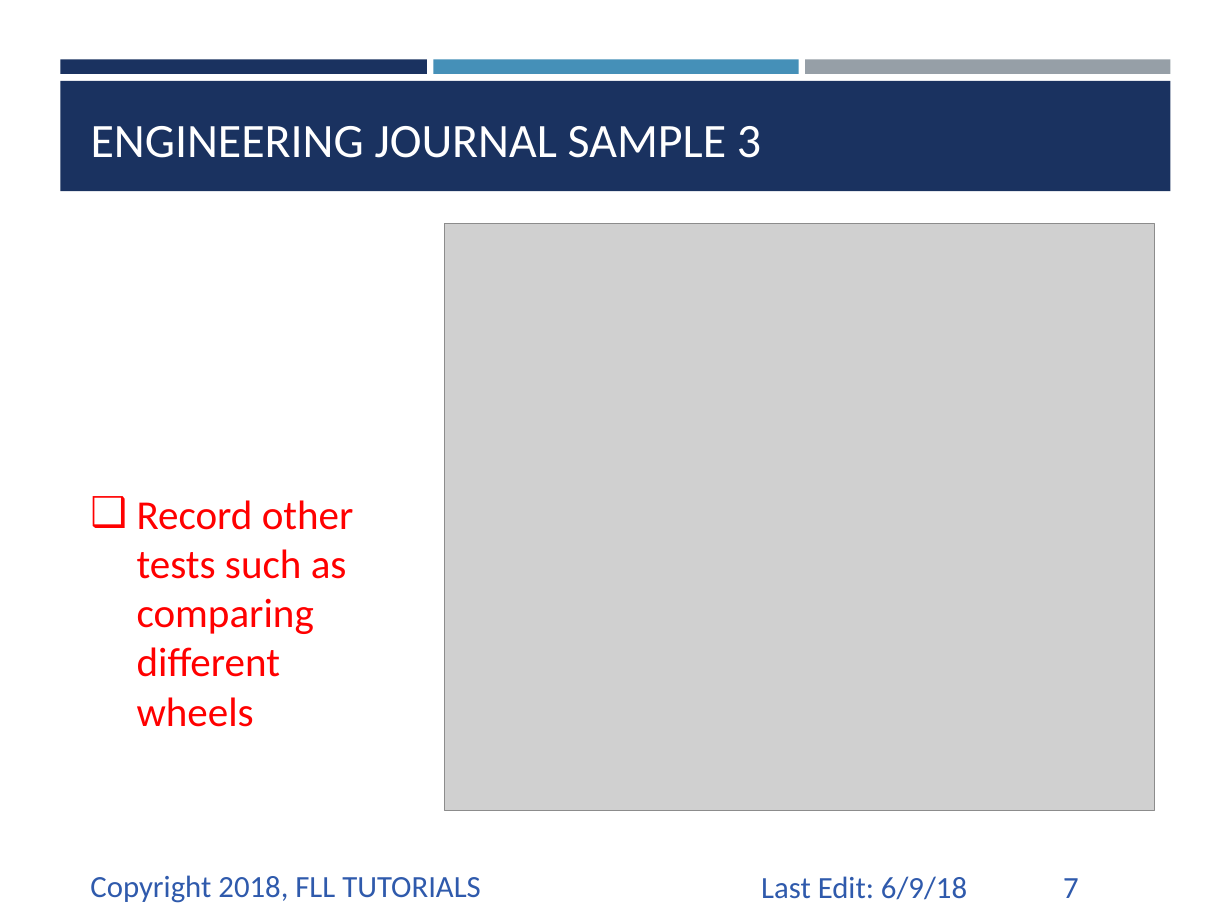
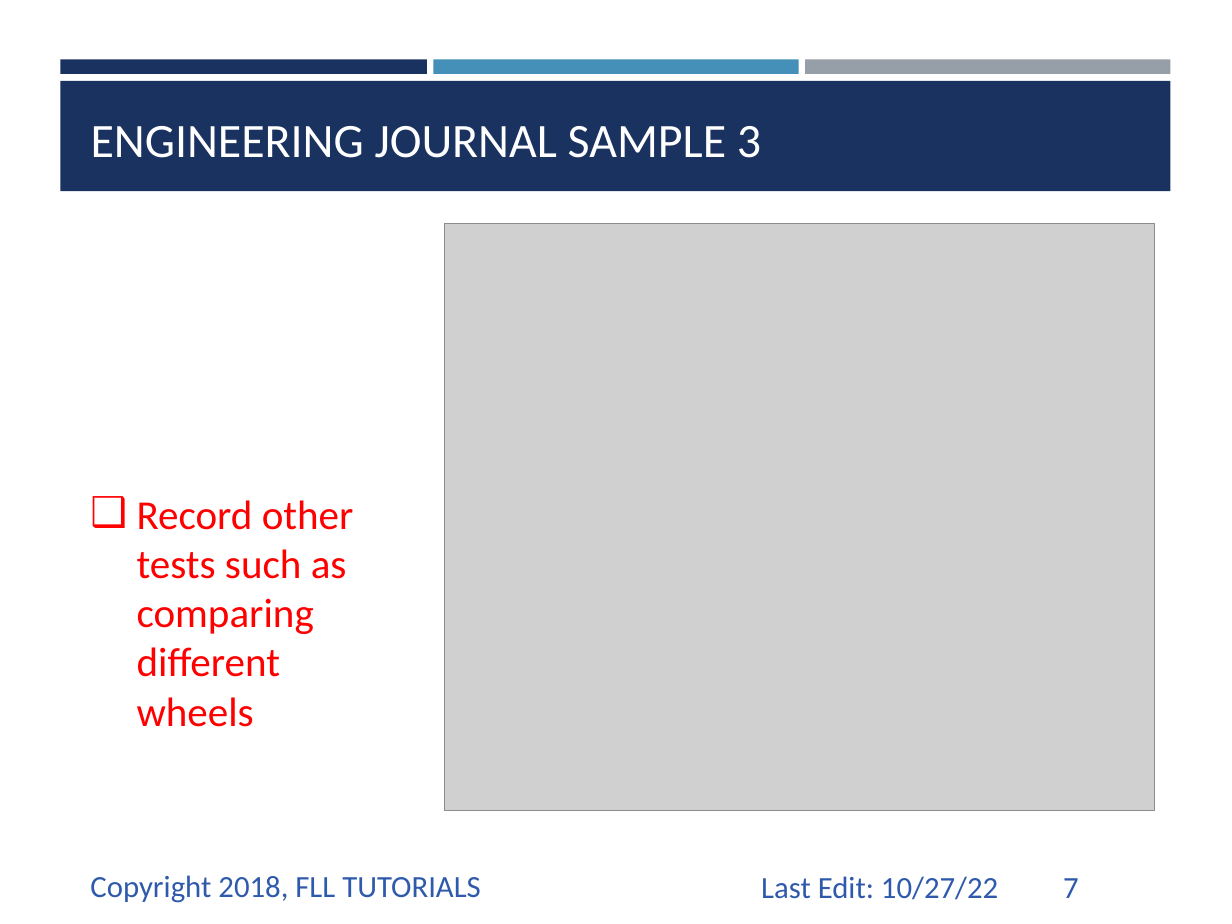
Before and after one commit to ev3lessons/FLL-Tutorials, a slide deck: slide 7 of translations/en-us/RobotGame/EngineeringJournal.pptx. Drawn at 1232x924 pixels with LibreOffice and Linux fonts; fonts in the diff are those of the drawing; grey boxes stand for pictures. Boxes give left, top, right and bottom in pixels: in the first picture for what was removed or moved away, otherwise in the second. Text is boxed around its words. In the diff, an @@ line names an element or a change of style, - is before the commit and + after.

```diff
--- a/translations/en-us/RobotGame/EngineeringJournal.pptx
+++ b/translations/en-us/RobotGame/EngineeringJournal.pptx
@@ text at <box>761,876,998,900</box>: text changed @@
-Last Edit: 6/9/18
+Last Edit: 10/27/22
```
Also in this commit, not shown: 8 other slides changed, 13 other files.
